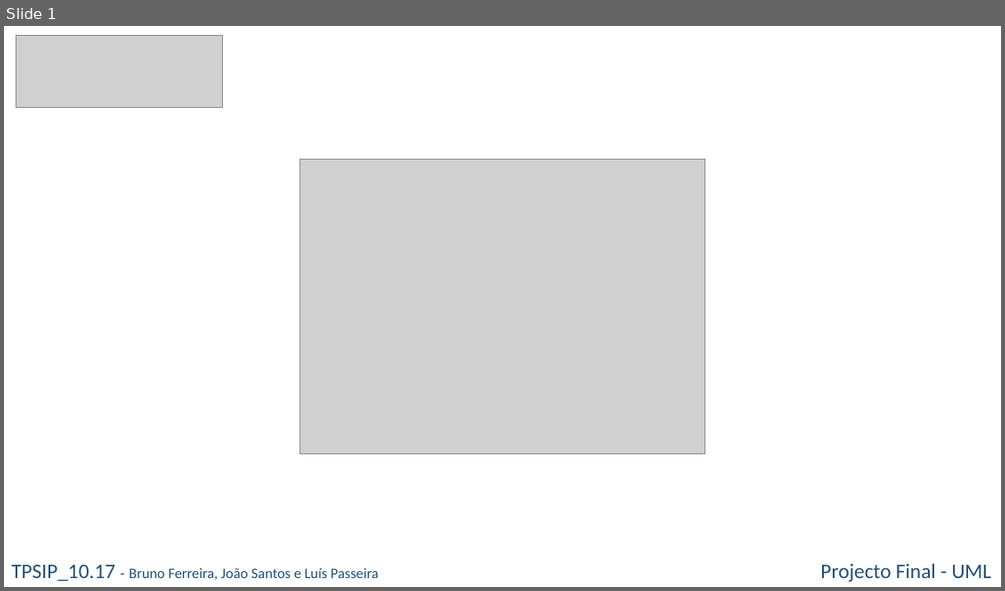
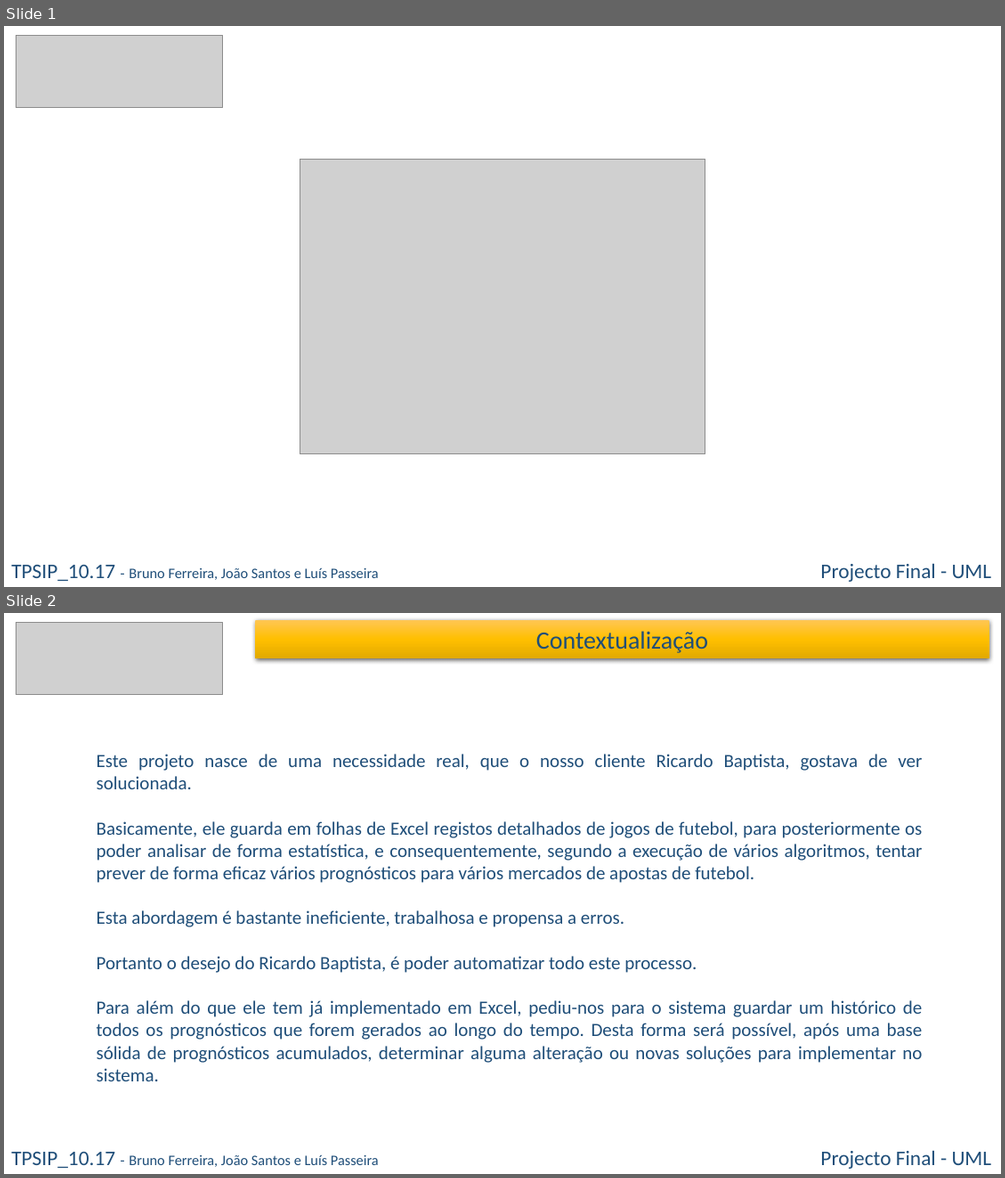
Before and after one commit to bmiguelmf/WizBall, a slide deck: 04 - Docs/01 - Project Manager/08 - UML/00 - Apresentação UML/UML Grupo 3.pptx. Shown one above the other, each under a label of ours: slide 1 before the commit, slides 1 and 2 after it. The pictures are 1005x591 and 1005x1178 pixels, drawn with LibreOffice and Linux fonts; fonts in the diff are those of the drawing; grey boxes stand for pictures. Boxes give left, top, right and bottom in pixels: in the first picture for what was removed or moved away, otherwise in the second. Text is boxed around its words. In the diff, an @@ line names an element or a change of style, - is before the commit and + after.

```diff
--- a/04 - Docs/01 - Project Manager/08 - UML/00 - Apresentação UML/UML Grupo 3.pptx
+++ b/04 - Docs/01 - Project Manager/08 - UML/00 - Apresentação UML/UML Grupo 3.pptx
@@ slide 2 added at [4, 613, 1001, 1174], background #FFFFFF @@
@@ picture added at [16, 623, 223, 695] @@
@@ rectangle added at [255, 620, 989, 657], fill gradient #FFC752 to #FFC000 to #E3AB00, 24 pt, text #1F4E79 @@
+Contextualização
@@ text added at [97, 754, 922, 1081], 18 pt, text #1F4E79 @@
+Este projeto nasce de uma necessidade real, que o nosso cliente Ricardo Baptista, gostava de ver solucionada.
+Basicamente, ele guarda em folhas de Excel registos detalhados de jogos de futebol, para posteriormente os poder analisar de forma estatística, e consequentemente, segundo a execução de vários algoritmos, tentar prever de forma eficaz vários prognósticos para vários mercados de apostas de futebol.
+Esta abordagem é bastante ineficiente, trabalhosa e propensa a erros.
+Portanto o desejo do Ricardo Baptista, é poder automatizar todo este processo.
+Para além do que ele tem já implementado em Excel, pediu-nos para o sistema guardar um histórico de todos os prognósticos que forem gerados ao longo do tempo. Desta forma será possível, após uma base sólida de prognósticos acumulados, determinar alguma alteração ou novas soluções para implementar no sistema.
@@ text added at [11, 1151, 379, 1167], 14 pt, text #1F4E79 @@
+TPSIP_10.17 - Bruno Ferreira, João Santos e Luís Passeira
@@ text added at [820, 1150, 992, 1168], 20 pt, text #1F4E79 @@
+Projecto Final - UML
```
Also in this commit, not shown: 1 slide changed, 2 other files.
